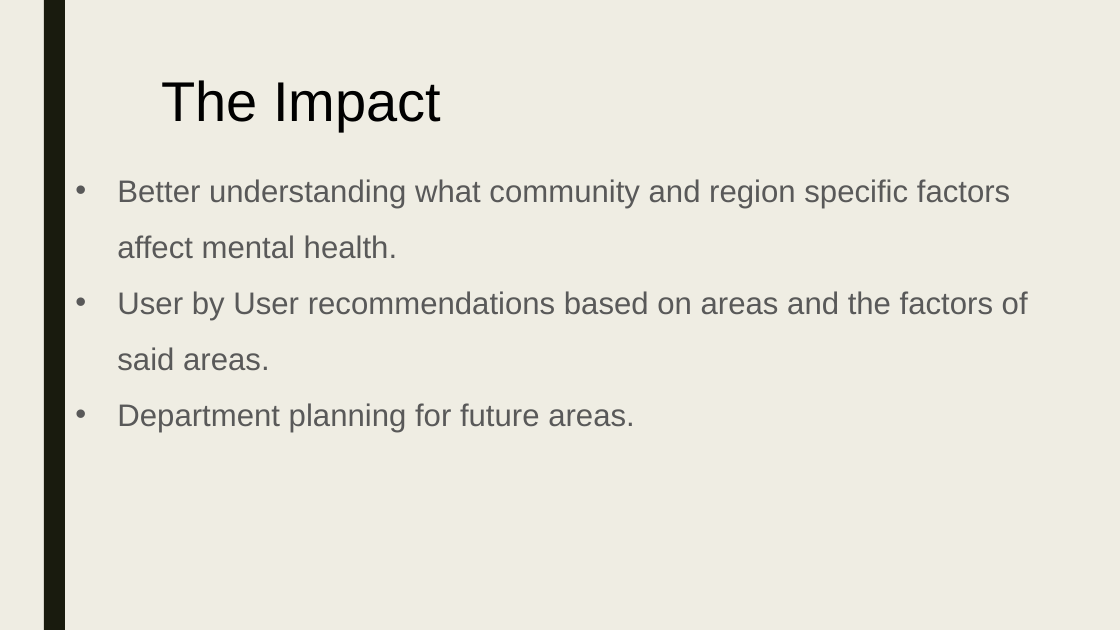
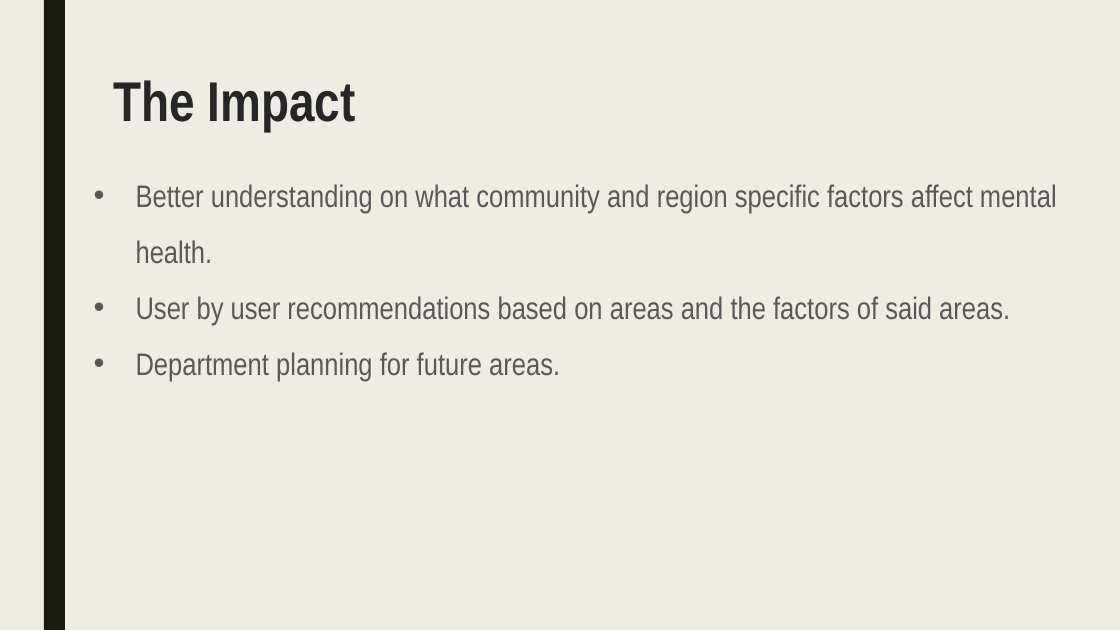
Before and after one commit to kristy0414/big-data-hackathon-in-San-Diego, a slide deck: slide 7 of Team Lucky Cat Project Presentation.pptx. Drawn at 1120x630 pixels with LibreOffice and Linux fonts; fonts in the diff are those of the drawing. Boxes give left, top, right and bottom in pixels: in the first picture for what was removed or moved away, otherwise in the second. Text is boxed around its words. In the diff, an @@ line names an element or a change of style, - is before the commit and + after.

```diff
--- a/Team Lucky Cat Project Presentation.pptx
+++ b/Team Lucky Cat Project Presentation.pptx
@@ text "The Impact" at (x1=113, y1=80, x2=355, y2=131): font Arial to Arial Narrow, text colour #000000 to #262626, bold on @@
@@ text "Better understanding on what community ..." moved from (x1=117, y1=179, x2=1028, y2=432) to (x1=136, y1=184, x2=1057, y2=380) @@
@@ text at (x1=136, y1=184, x2=1057, y2=324): text changed; font Arial to Arial Narrow @@
-• Better understanding what community and region specific factors affect mental health.
-• User by User recommendations based on areas and the factors of said areas.
+• Better understanding on what community and region specific factors affect mental health.
+• User by user recommendations based on areas and the factors of said areas.
@@ text at (x1=136, y1=352, x2=560, y2=380): font Arial to Arial Narrow in "Department planning for future areas." @@
```
Also in this commit, not shown: 8 other slides changed.
